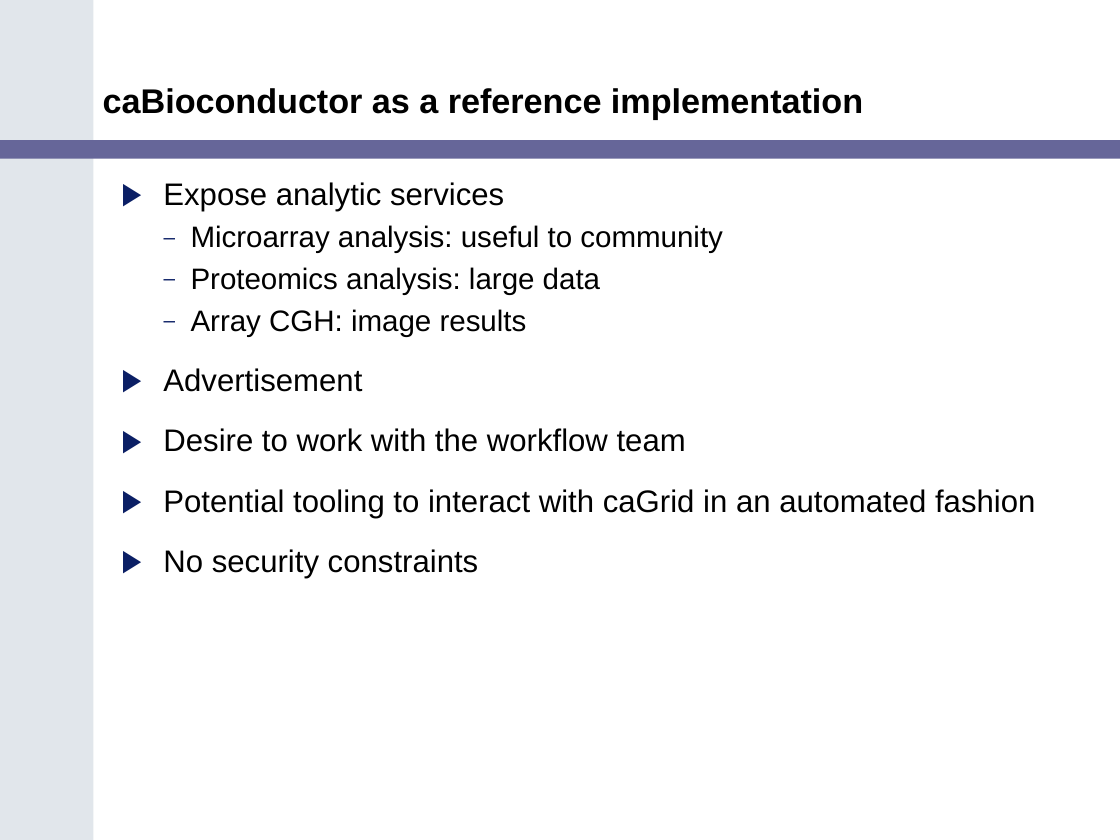
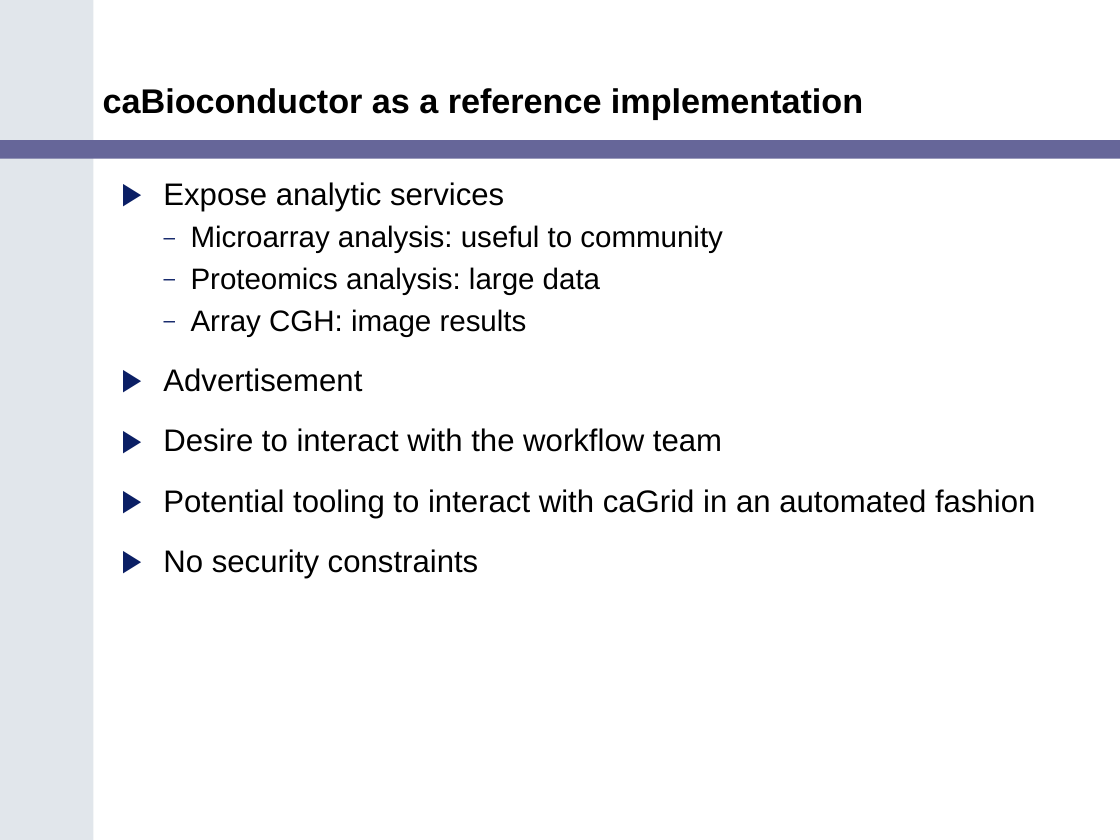
Before and after one commit to NCIP/cagrid-portal, a slide deck: slide 8 of cagrid-1-0/Documentation/presentations/200607_VCDE_ARCH/Ref_Impl_Arch_VCDE_2006_07.ppt. Drawn at 1120x840 pixels with LibreOffice and Linux fonts; fonts in the diff are those of the drawing; background and template pictures are left out. Boxes give left, top, right and bottom in pixels: in the first picture for what was removed or moved away, otherwise in the second. Text is boxed around its words. In the diff, an @@ line names an element or a change of style, - is before the commit and + after.

```diff
--- a/cagrid-1-0/Documentation/presentations/200607_VCDE_ARCH/Ref_Impl_Arch_VCDE_2006_07.ppt
+++ b/cagrid-1-0/Documentation/presentations/200607_VCDE_ARCH/Ref_Impl_Arch_VCDE_2006_07.ppt
@@ text at [163, 428, 722, 452]: text changed @@
-▶ Desire to work with the workflow team
+▶ Desire to interact with the workflow team
```
Also in this commit, not shown: 7 other slides changed, 7 slides added, 5 slides removed.
